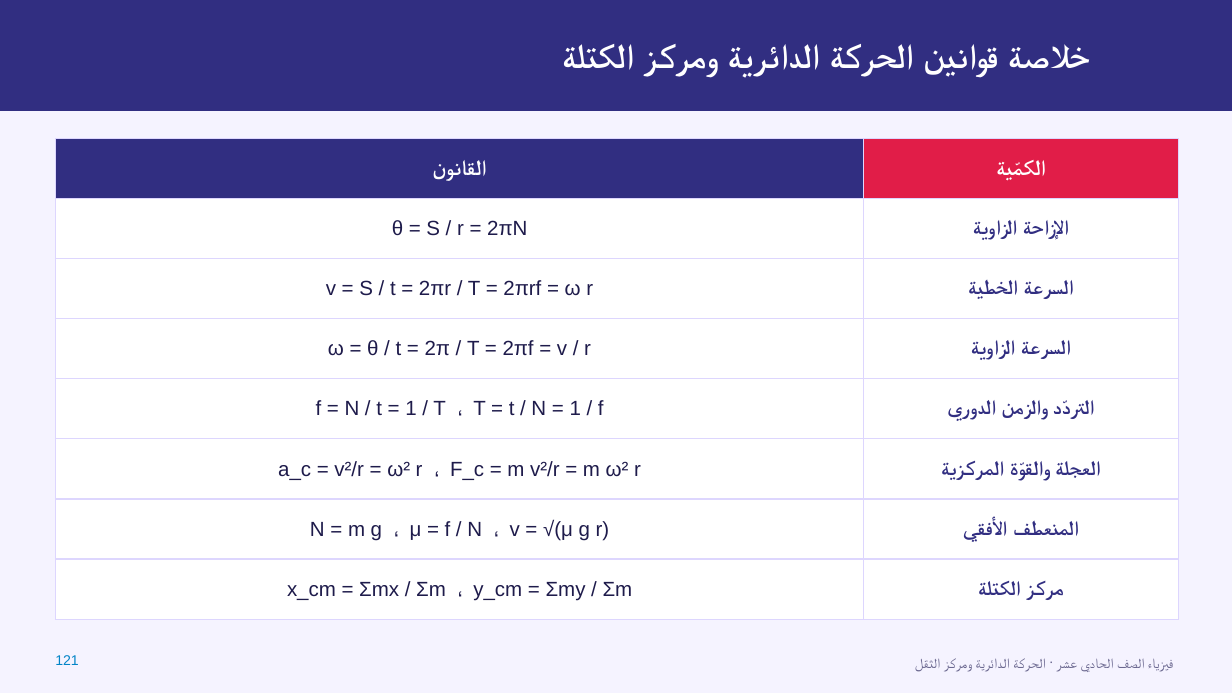
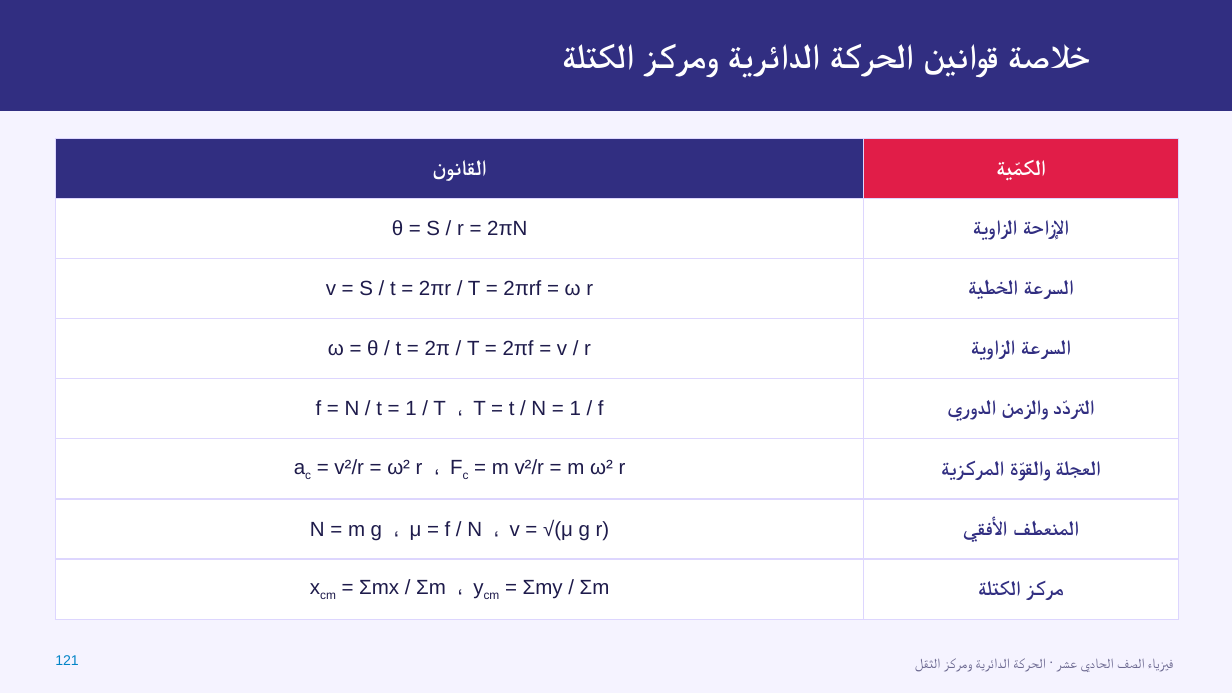
Before and after one commit to loaialkhaldi-png/Physics-tube, a slide deck: slide 121 of فيزياء11_الفصل2و3_الحركة_الدائرية_ومركز_الثقل.pptx. Drawn at 1232x693 pixels with LibreOffice and Linux fonts; fonts in the diff are those of the drawing; background and template pictures are left out. Boxes give left, top, right and bottom in pixels: in the first picture for what was removed or moved away, otherwise in the second. Text is boxed around its words. In the diff, an @@ line names an element or a change of style, - is before the commit and + after.

```diff
--- a/فيزياء11_الفصل2و3_الحركة_الدائرية_ومركز_الثقل.pptx
+++ b/فيزياء11_الفصل2و3_الحركة_الدائرية_ومركز_الثقل.pptx
@@ table at (55, 139, 1178, 604) @@
-row 6, column 1: a_c = v²/r = ω² r ، F_c = m v²/r = m ω² r
+row 6, column 1: ac = v²/r = ω² r ، Fc = m v²/r = m ω² r
-row 8, column 1: x_cm = Σmx / Σm ، y_cm = Σmy / Σm
+row 8, column 1: xcm = Σmx / Σm ، ycm = Σmy / Σm
```
Also in this commit, not shown: 23 other slides changed, 2 other files.
